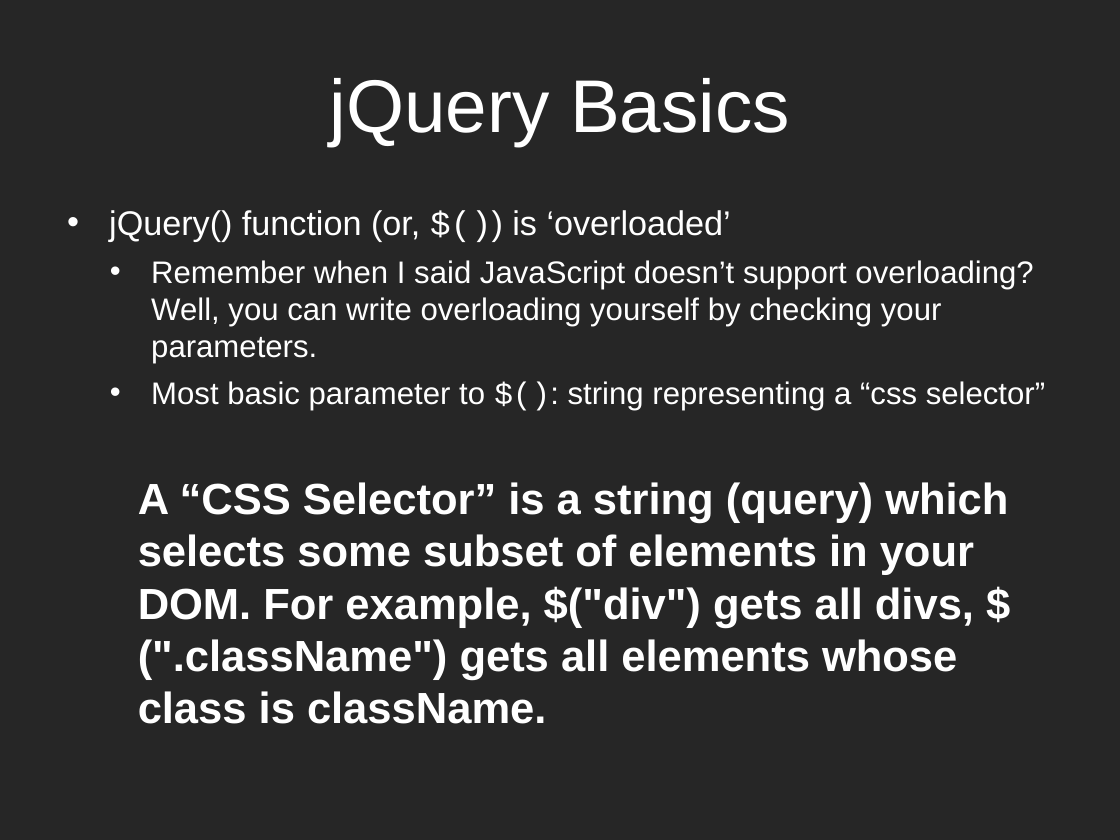
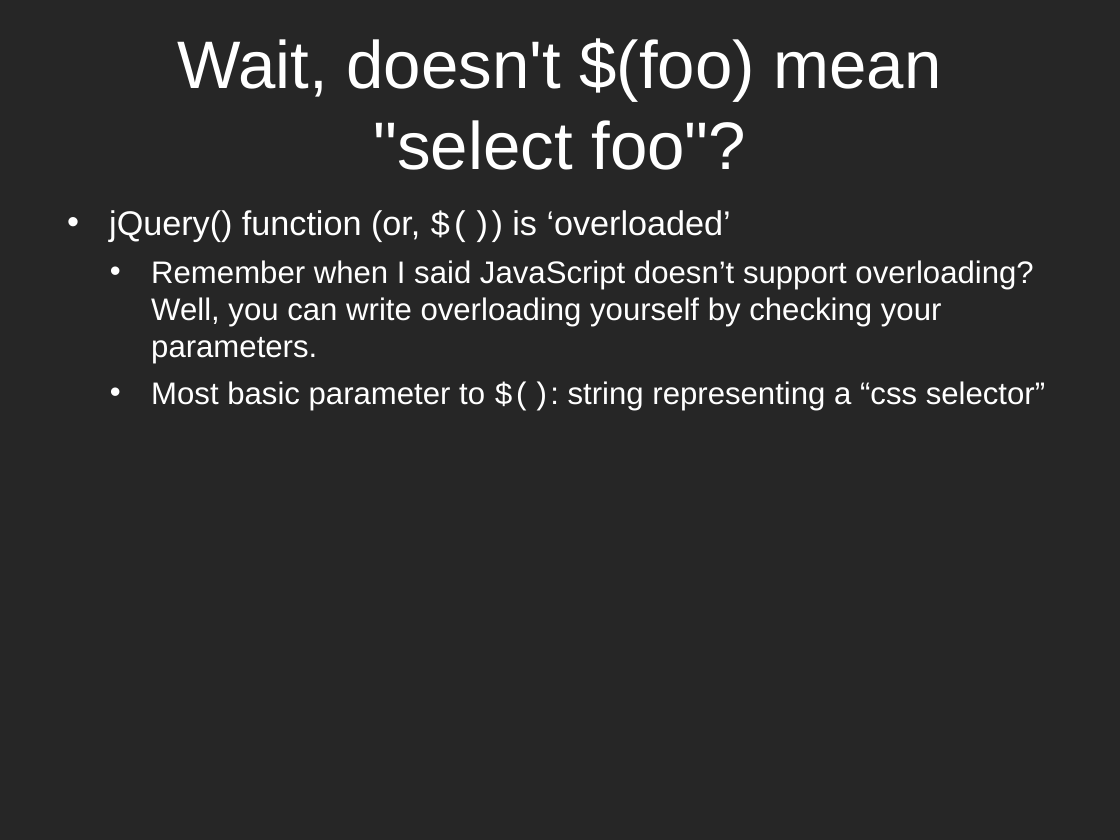
Before and after one commit to dantasse/ssuiweb2014, a slide deck: slide 25 of week10/week10.pptx (slide 11 before the commit). Drawn at 1120x840 pixels with LibreOffice and Linux fonts; fonts in the diff are those of the drawing. Boxes give left, top, right and bottom in pixels: in the first picture for what was removed or moved away, otherwise in the second. Text is boxed around its words. In the diff, an @@ line names an element or a change of style, - is before the commit and + after.

```diff
--- a/week10/week10.pptx
+++ b/week10/week10.pptx
@@ title at (x1=177, y1=38, x2=942, y2=170): text changed; size 48 to 43.2 pt @@
-jQuery Basics
+Wait, doesn't $(foo) mean "select foo"?
@@ text removed at (x1=138, y1=482, x2=1008, y2=724) @@
-  A “CSS Selector” is a string (query) which selects some subset of elements in your DOM. For example, $("div") gets all divs, $(".className") gets all elements whose class is className.
```
Also in this commit, not shown: 4 other slides changed, 1 slide added, 1 slide removed, 1 other file.
